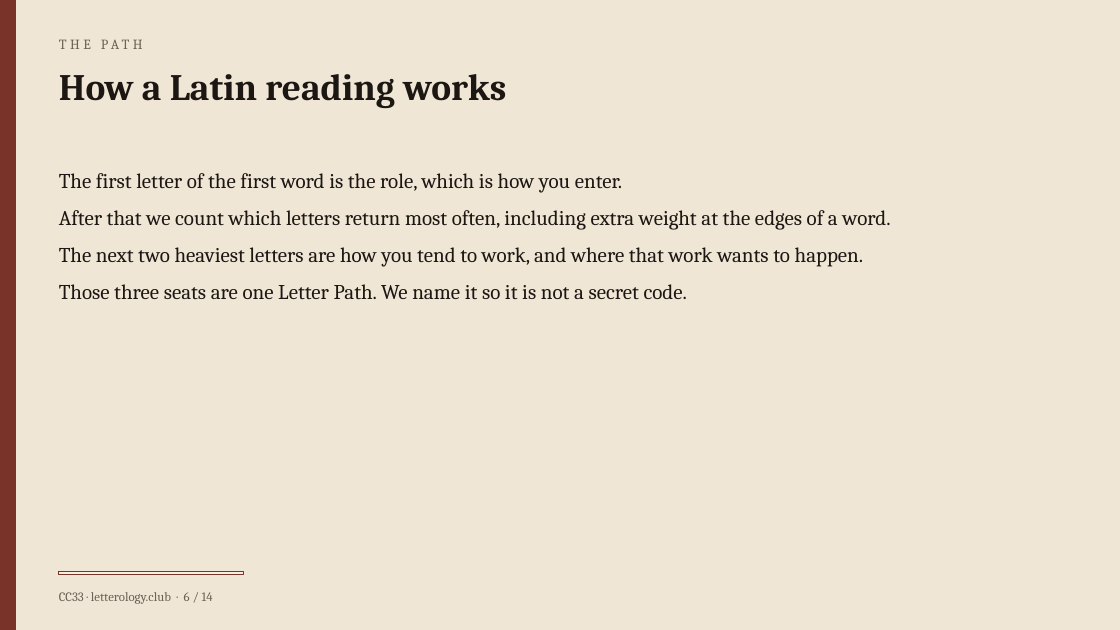
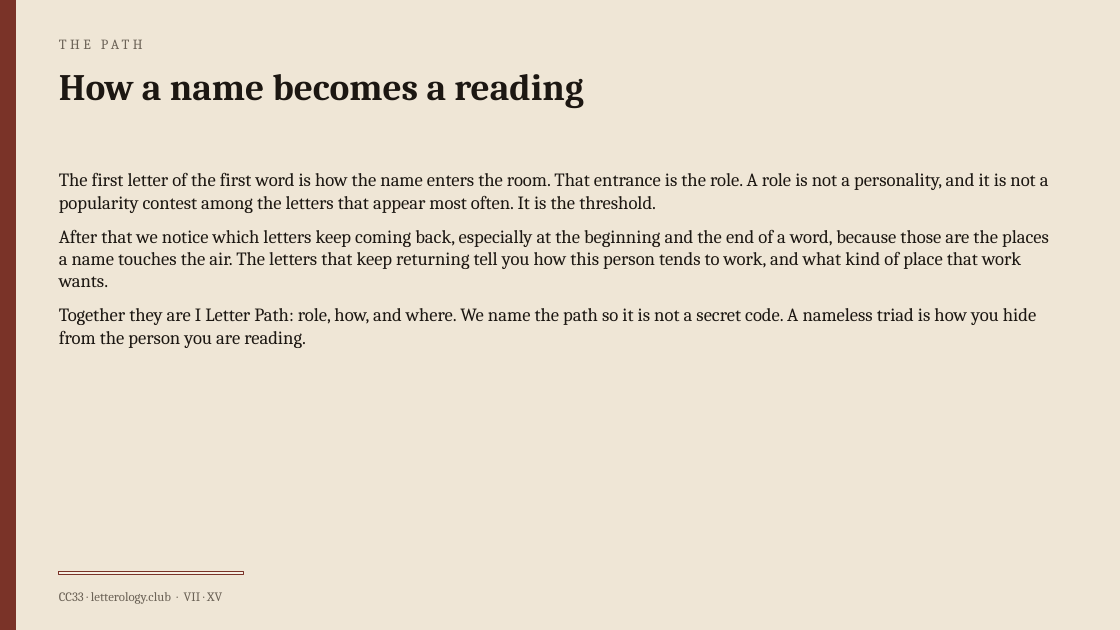
Before and after one commit to ImperialDave/Letterology-Calculator, a slide deck: slide 7 of public/brief.pptx (slide 6 before the commit). Drawn at 1120x630 pixels with LibreOffice and Linux fonts; fonts in the diff are those of the drawing. Boxes give left, top, right and bottom in pixels: in the first picture for what was removed or moved away, otherwise in the second. Text is boxed around its words. In the diff, an @@ line names an element or a change of style, - is before the commit and + after.

Commit message:
Grade the portrait A+ to F and rebuild the quiz as a fifty-item inventory.
The Brief writes quantities as Romans and says what a Letter brain is. The test shuffles sides, scores ten aspects on their own, and keeps the Letter-brain mark separate from the seats.

```diff
--- a/public/brief.pptx
+++ b/public/brief.pptx
@@ text at [59,74,583,108]: text changed @@
-How a Latin reading works
+How a name becomes a reading
@@ text at [59,173,1049,348]: text changed; size 18 to 16 pt @@
-The first letter of the first word is the role, which is how you enter.
-After that we count which letters return most often, including extra weight at the edges of a word.
-The next two heaviest letters are how you tend to work, and where that work wants to happen.
-Those three seats are one Letter Path. We name it so it is not a secret code.
+The first letter of the first word is how the name enters the room. That entrance is the role. A role is not a personality, and it is not a popularity contest among the letters that appear most often. It is the threshold.
+After that we notice which letters keep coming back, especially at the beginning and the end of a word, because those are the places a name touches the air. The letters that keep returning tell you how this person tends to work, and what kind of place that work wants.
+Together they are I Letter Path: role, how, and where. We name the path so it is not a secret code. A nameless triad is how you hide from the person you are reading.
@@ text at [59,592,222,604]: text changed @@
-CC33 · letterology.club · 6 / 14
+CC33 · letterology.club · VII · XV
```
Also in this commit, not shown: 13 other slides changed, 1 slide added, 15 other files.
